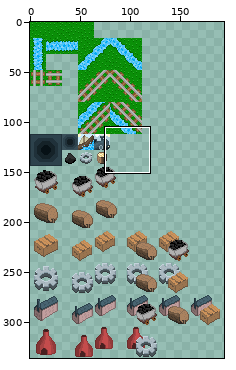
Sprite sheet: resource/game/CuZn/png/CuZn.png. Above: a wide view before the commit, with the close-up outlined.
Close-up. The starting point:
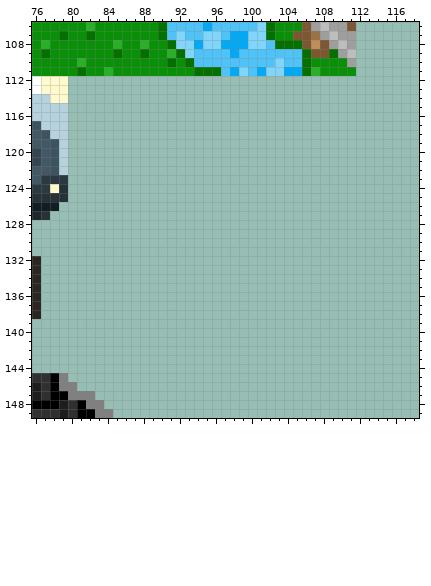
The file is 224x336 pixels. Colours within 5 levels of each other are drawn and written as one. Shown: x 76..118, y 106..149. The wide view leaves out empty margins. The commit also changed other parts of the picture, which this record leaves out.
After the commit:
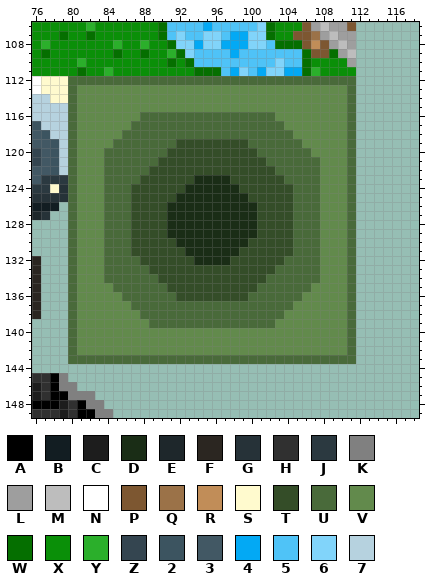
Palette (. is transparent): A #000000  B #121d22  C #1d1d1d  D #1a2d16  E #1e272b  F #2b2621  G #263238  H #303030  J #2b3940  K #808080  L #9e9e9e  M #bdbdbd  N #ffffff  P #7d5731  Q #9b7248  R #c18d58  S #ffface  T #344d28  U #496a3a  V #628a4c  W #056f00  X #0a8f08  Y #2baf2b  Z #344550  2 #3c5460  3 #425864  4 #03a9f4  5 #4fc3f7  6 #81d4fa  7 #b6d2df
The edit:
Colour D now appears in row 123 at x 94 to 97; in row 124 at x 93 to 98; in row 125 at x 92 to 99; in rows 126 to 129 at x 91 to 100; in row 130 at x 92 to 99; in row 131 at x 93 to 98.
Colour D now appears in row 132 at x 94 to 97.
Colour T now appears in row 119 at x 92 to 99; in row 120 at x 91 to 100; in row 121 at x 90 to 101; in row 122 at x 89 to 102; in row 123 at x 88 to 93 and 98 to 103; in row 124 at x 87 to 92 and 99 to 104.
Colour T now appears in row 125 at x 87 to 91 and 100 to 104; in rows 126 to 129 at x 87 to 90 and 101 to 104; in row 130 at x 87 to 91 and 100 to 104; in row 131 at x 87 to 92 and 99 to 104; in row 132 at x 88 to 93 and 98 to 103; in row 133 at x 89 to 102.
Colour T now appears in row 134 at x 90 to 101; in row 135 at x 91 to 100; in row 136 at x 92 to 99.
Colour U now appears in row 112 at x 80 to 111; in rows 113 to 115 at x 80 and 111; in row 116 at x 80, 88 to 102 and 111; in row 117 at x 80, 87 to 103 and 111; in row 118 at x 80, 86 to 104 and 111; in row 119 at x 80, 85 to 91, 100 to 105 and 111.
Colour U now appears in row 120 at x 80, 84 to 90, 101 to 106 and 111; in row 121 at x 80, 84 to 89, 102 to 107 and 111; in row 122 at x 80, 84 to 88, 103 to 107 and 111; in row 123 at x 80, 84 to 87, 104 to 107 and 111; in rows 124 to 131 at x 80, 84 to 86, 105 to 107 and 111; in row 132 at x 80, 84 to 87, 104 to 107 and 111.
Colour U now appears in row 133 at x 80, 84 to 88, 103 to 107 and 111; in row 134 at x 80, 84 to 89, 102 to 107 and 111; in row 135 at x 80, 85 to 90, 101 to 106 and 111; in row 136 at x 80, 86 to 91, 100 to 105 and 111; in row 137 at x 80, 87 to 104 and 111; in row 138 at x 80, 88 to 103 and 111.
Colour U now appears in row 139 at x 80, 89 to 102 and 111; in rows 140 to 142 at x 80 and 111; in row 143 at x 80 to 111.
Colour V now appears in rows 113 to 115 at x 81 to 110; in row 116 at x 81 to 87 and 103 to 110; in row 117 at x 81 to 86 and 104 to 110; in row 118 at x 81 to 85 and 105 to 110; in row 119 at x 81 to 84 and 106 to 110; in row 120 at x 81 to 83 and 107 to 110.
Colour V now appears in rows 121 to 134 at x 81 to 83 and 108 to 110; in row 135 at x 81 to 84 and 107 to 110; in row 136 at x 81 to 85 and 106 to 110; in row 137 at x 81 to 86 and 105 to 110; in row 138 at x 81 to 87 and 104 to 110; in row 139 at x 81 to 88 and 103 to 110.
Colour V now appears in rows 140 to 142 at x 81 to 110.
Changed places in both close-ups, as pixel boxes (x1, y1, x2, y2):
added: (68, 76, 356, 364)
